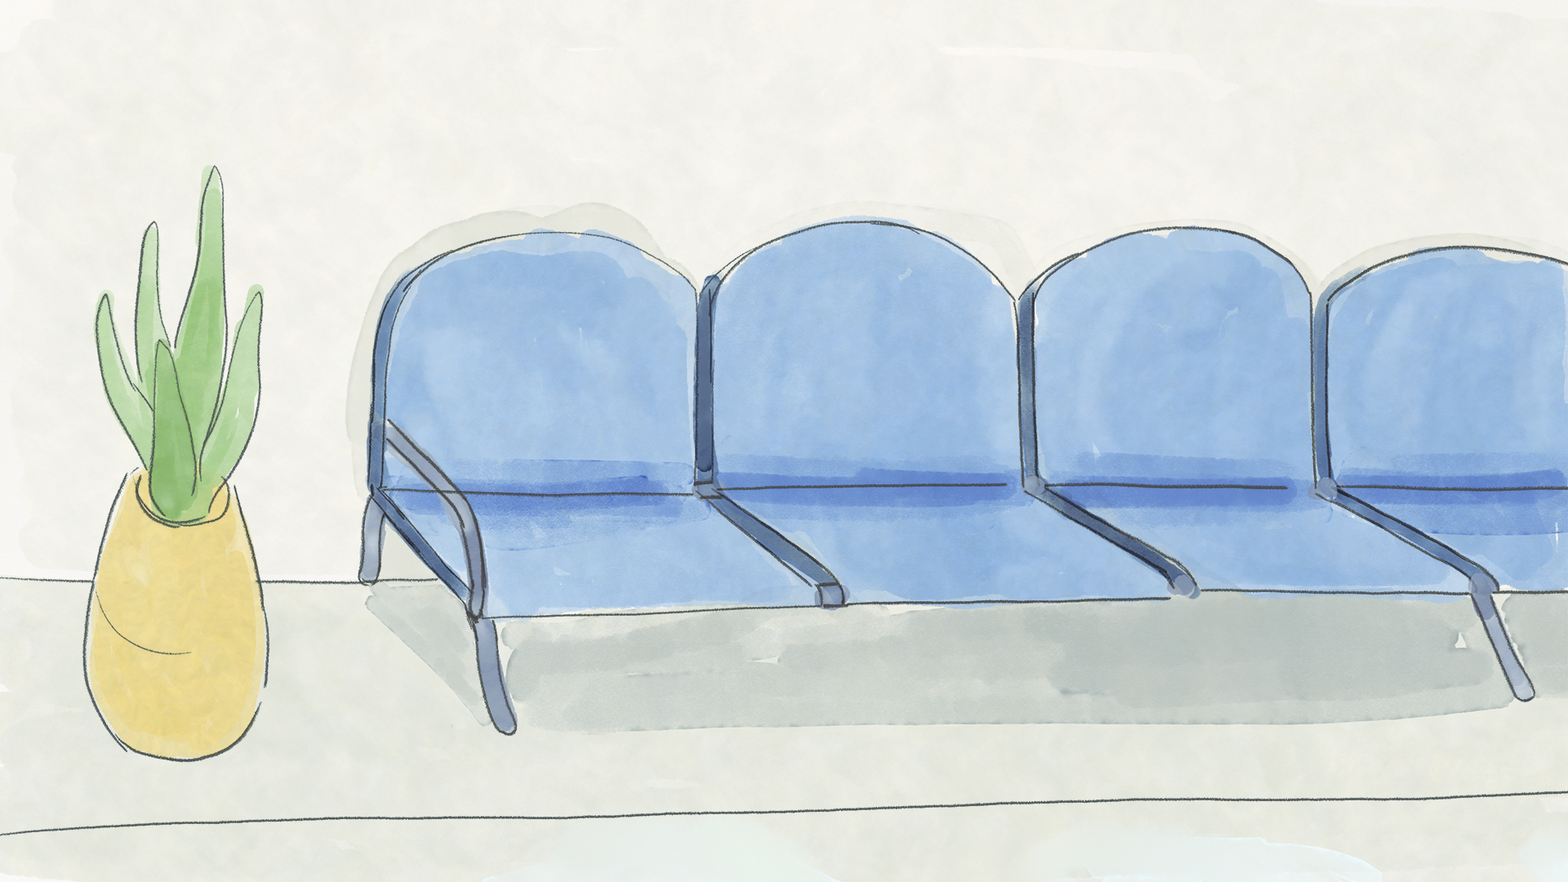
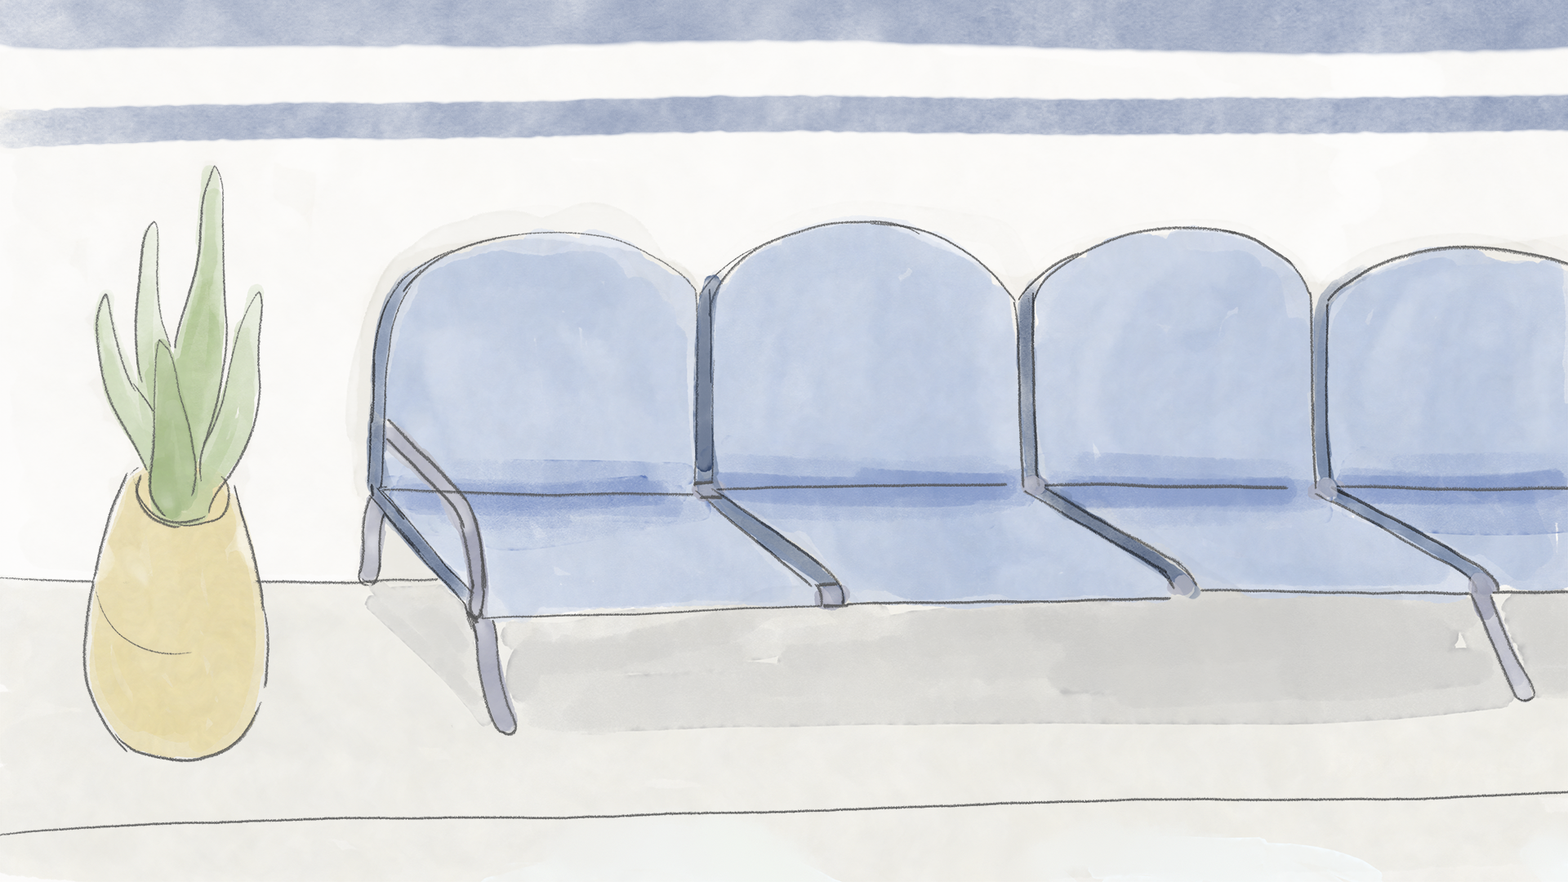
Comparing the layer stacks of the two 1568×882 images. Changes:
added layer "Layer 6" above "Layer 5" over <box>0,0,1568,151</box>
painted on "Layer 5" over <box>0,0,1568,593</box>